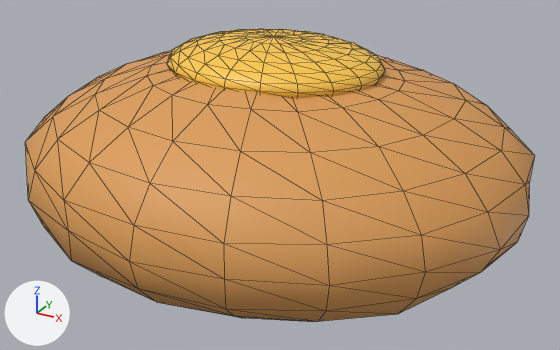
The glTF model models/catch_breads/bread_petit_cheese.glb: old version first, new version second.
One viewpoint serves both versions: a 50 mm lens placed at (0.556, -0.992, 0.475), pointed at (0.015, -0.008, -0.017). Every picture has the same lights, and +X, +Y and +Z are marked at lower left. The first picture is the older version. Mesh edges are drawn as thin lines. Where no turn or scale is listed for an object, it has been applied to the vertices.

The scene before the commit, as lines of its bpy script (objects in view):
```python
mat_溶けたチーズ = principled_material('溶けたチーズ')
mat_溶けたチーズ.base_color = (0.99, 0.59, 0.07)  # yellow #feca4b
mat_溶けたチーズ.roughness = 0.44
mat_焼きたての山吹色 = principled_material('焼きたての山吹色')
mat_焼きたての山吹色.base_color = (0.72, 0.34, 0.095)  # orange #dd9e57
mat_焼きたての山吹色.roughness = 0.58
me_球_018 = bpy.data.meshes.new('球.018')
me_球_018.from_pydata(...)  # 222 vertices, 440 faces; spans x -0.396..0.396, y -0.36..0.36, z -0.17..0.17
me_球_018.materials.append(mat_焼きたての山吹色)  # orange #dd9e57
me_球_019 = bpy.data.meshes.new('球.019')
me_球_019.from_pydata(...)  # a UV sphere (20 segments, 12 rings, poles along z) spanning x -0.17..0.17, y -0.14..0.14, z -0.04..0.04
me_球_019.materials.append(mat_溶けたチーズ)  # yellow #feca4b
ob_ひと口サイズのパン_002 = bpy.data.objects.new('ひと口サイズのパン.002', me_球_018)
ob_ひと口サイズのパン_002.location = (0.0, 0.0, 0.0)
ob_チーズの小窓 = bpy.data.objects.new('チーズの小窓', me_球_019)
ob_チーズの小窓.location = (0.0, 0.0, 0.16)
```
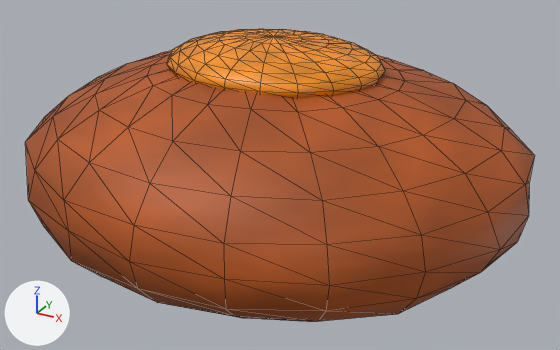
What differs and where, as boxes [x1, y1, x2, y2] in the pictures (560 x 350 px):
'ひと口サイズのパン.002', surface changed (orange to brown): [25, 51, 535, 322] in both
'チーズの小窓', surface changed: [167, 29, 385, 98] in both

Diff of the bpy script that builds the scene:
```diff
--- a/models/catch_breads/bread_petit_cheese.glb.py
+++ b/models/catch_breads/bread_petit_cheese.glb.py
@@ img_material_10 @@
+img_material_10 = load_image('material_10', '_unpacked/material_10', 64, 64, 'sRGB')
@@ img_material_02 @@
+img_material_02 = load_image('material_02', '_unpacked/material_02', 64, 64, 'sRGB')
@@ mat_焼きたての山吹色 @@
 mat_焼きたての山吹色 = principled_material('焼きたての山吹色')
-mat_焼きたての山吹色.base_color = (0.72, 0.34, 0.095)  # orange #dd9e57
+mat_焼きたての山吹色.texture = img_material_02
 mat_焼きたての山吹色.roughness = 0.58
@@ mat_溶けたチーズ @@
 mat_溶けたチーズ = principled_material('溶けたチーズ')
-mat_溶けたチーズ.base_color = (0.99, 0.59, 0.07)  # yellow #feca4b
+mat_溶けたチーズ.texture = img_material_10
 mat_溶けたチーズ.roughness = 0.44
```
